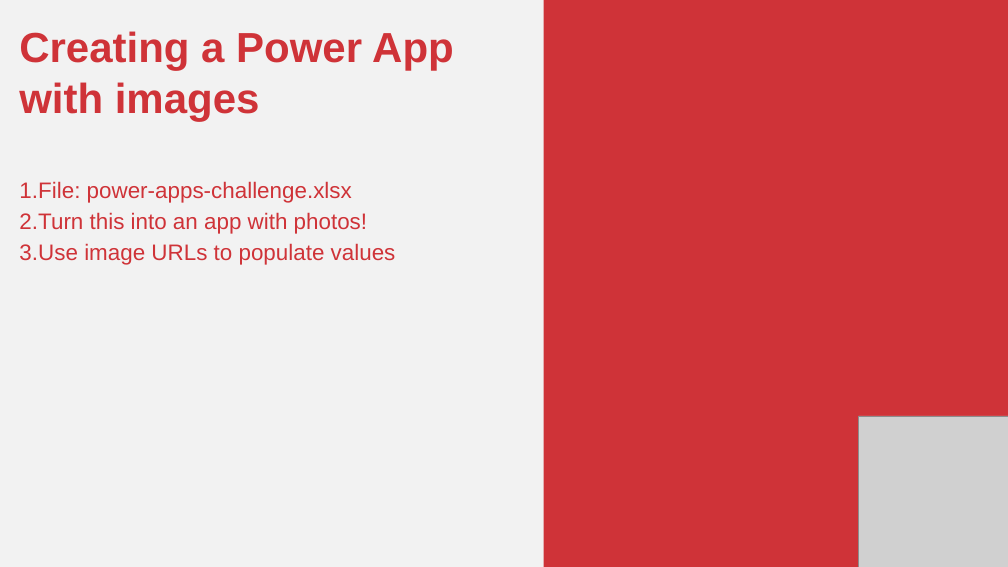
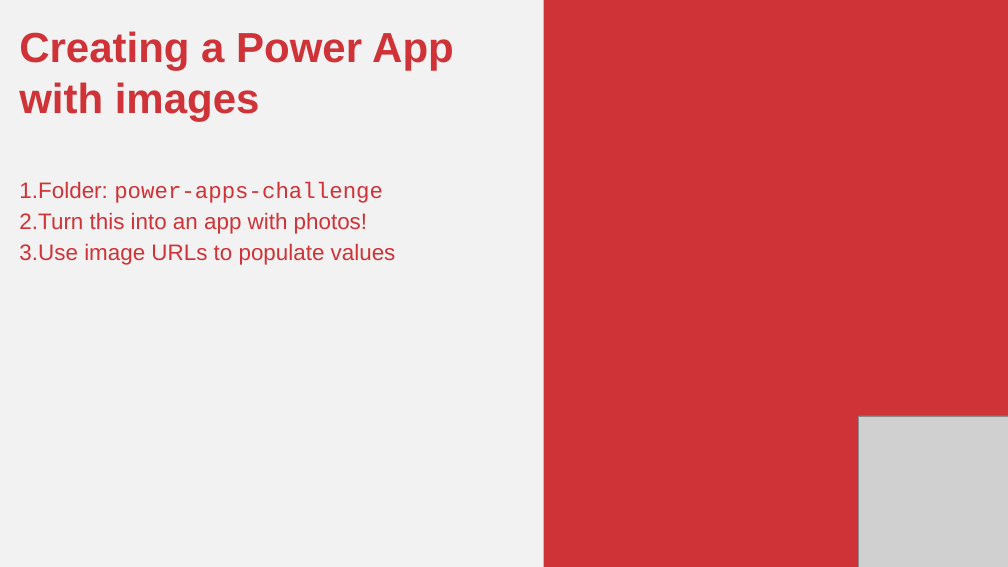
Before and after one commit to summerofgeorge/gxls-power-platform, a slide deck: slide 33 of gxls-power-platform-slides.pptx (slide 34 before the commit). Drawn at 1008x567 pixels with LibreOffice and Linux fonts; fonts in the diff are those of the drawing; grey boxes stand for pictures. Boxes give left, top, right and bottom in pixels: in the first picture for what was removed or moved away, otherwise in the second. Text is boxed around its words. In the diff, an @@ line names an element or a change of style, - is before the commit and + after.

```diff
--- a/gxls-power-platform-slides.pptx
+++ b/gxls-power-platform-slides.pptx
@@ text at (19,181,383,203): text changed; font Arial to Courier New @@
-1. File: power-apps-challenge.xlsx
+1. Folder: power-apps-challenge
```
Also in this commit, not shown: 1 other slide changed, 5 slides added, 1 slide removed, 19 other files.
